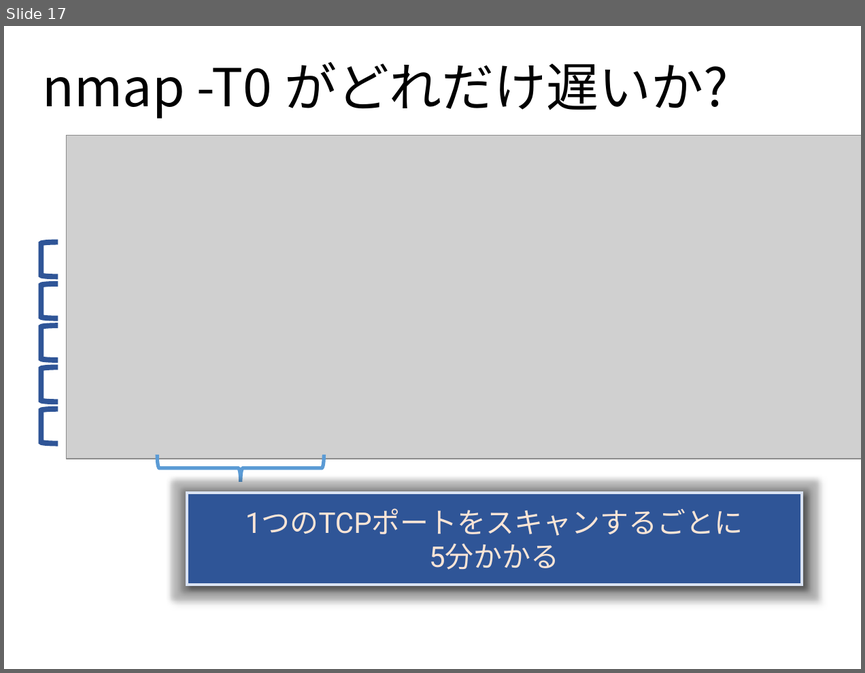
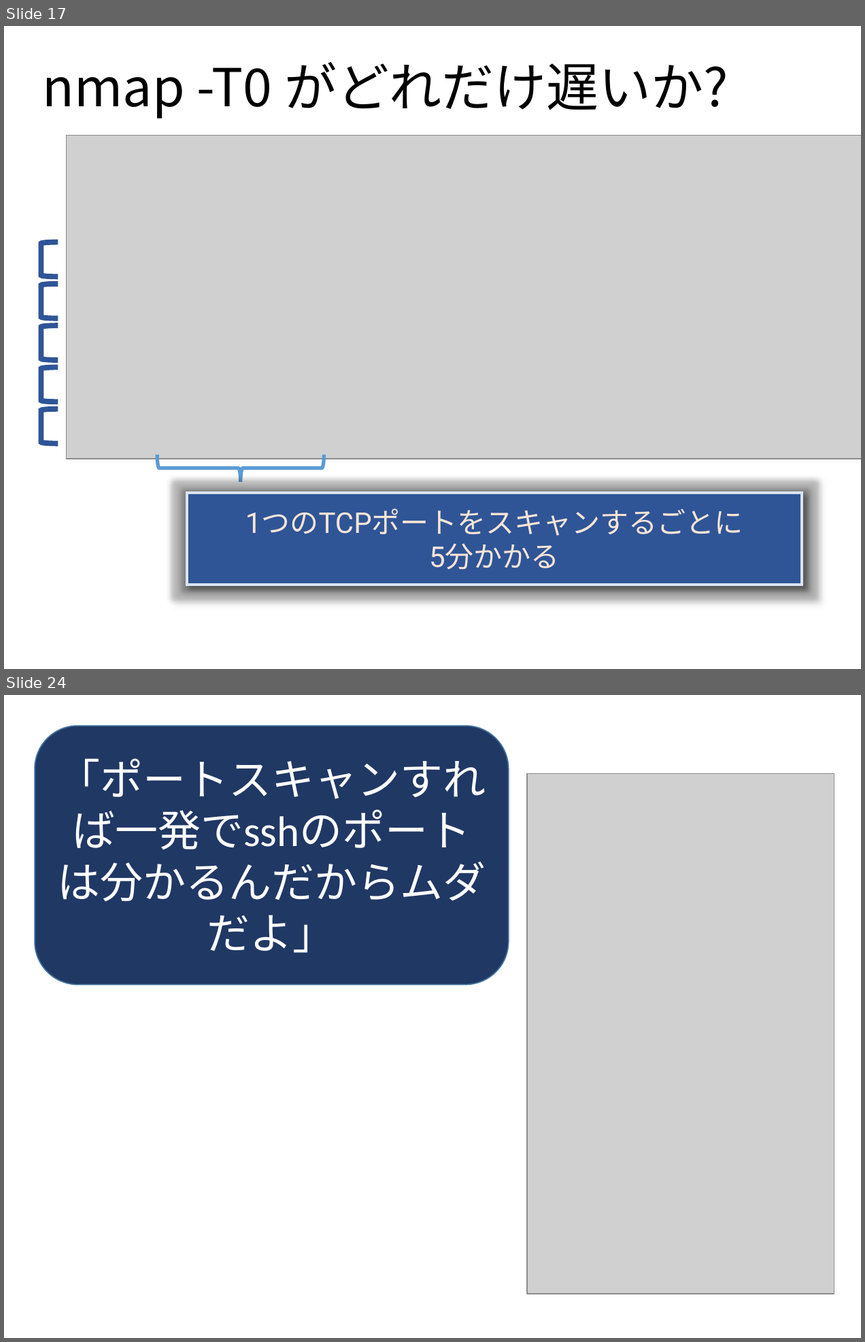
Before and after one commit to ozuma/sumida_sec, a slide deck: 2015-no.2/ppt/00_ozuma.pptx. Shown one above the other, each under a label of ours: slide 17 before the commit, slides 17 and 24 after it; the slides between them are not shown. The pictures are 865x673 and 865x1342 pixels, drawn with LibreOffice and Linux fonts; fonts in the diff are those of the drawing; grey boxes stand for pictures. Boxes give left, top, right and bottom in pixels: in the first picture for what was removed or moved away, otherwise in the second. Text is boxed around its words. In the diff, an @@ line names an element or a change of style, - is before the commit and + after.

Commit message:
openポートの状態追加

```diff
--- a/2015-no.2/ppt/00_ozuma.pptx
+++ b/2015-no.2/ppt/00_ozuma.pptx
@@ slide 24 added at (4,695,861,1338), background #FFFFFF @@
@@ rounded rectangle added at (35,726,509,985), fill #203864, outline #43739E 1 pt, 36 pt, text #FFFFFF @@
+「ポートスキャンすれば一発でsshのポートは分かるんだからムダだよ」
@@ picture added at (527,774,834,1294) @@
```
Also in this commit, not shown: 7 other slides added, 2 other files.
